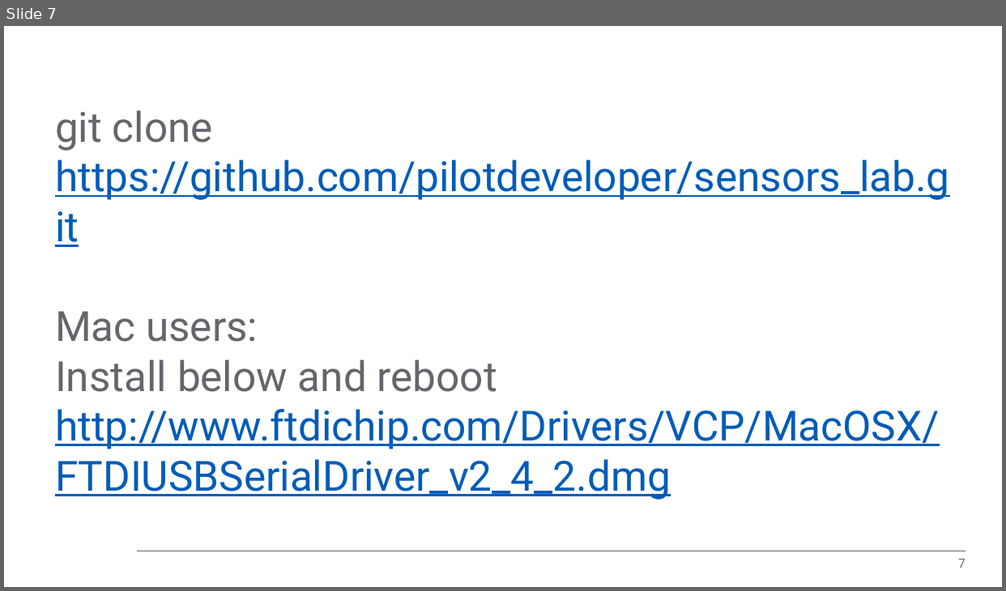
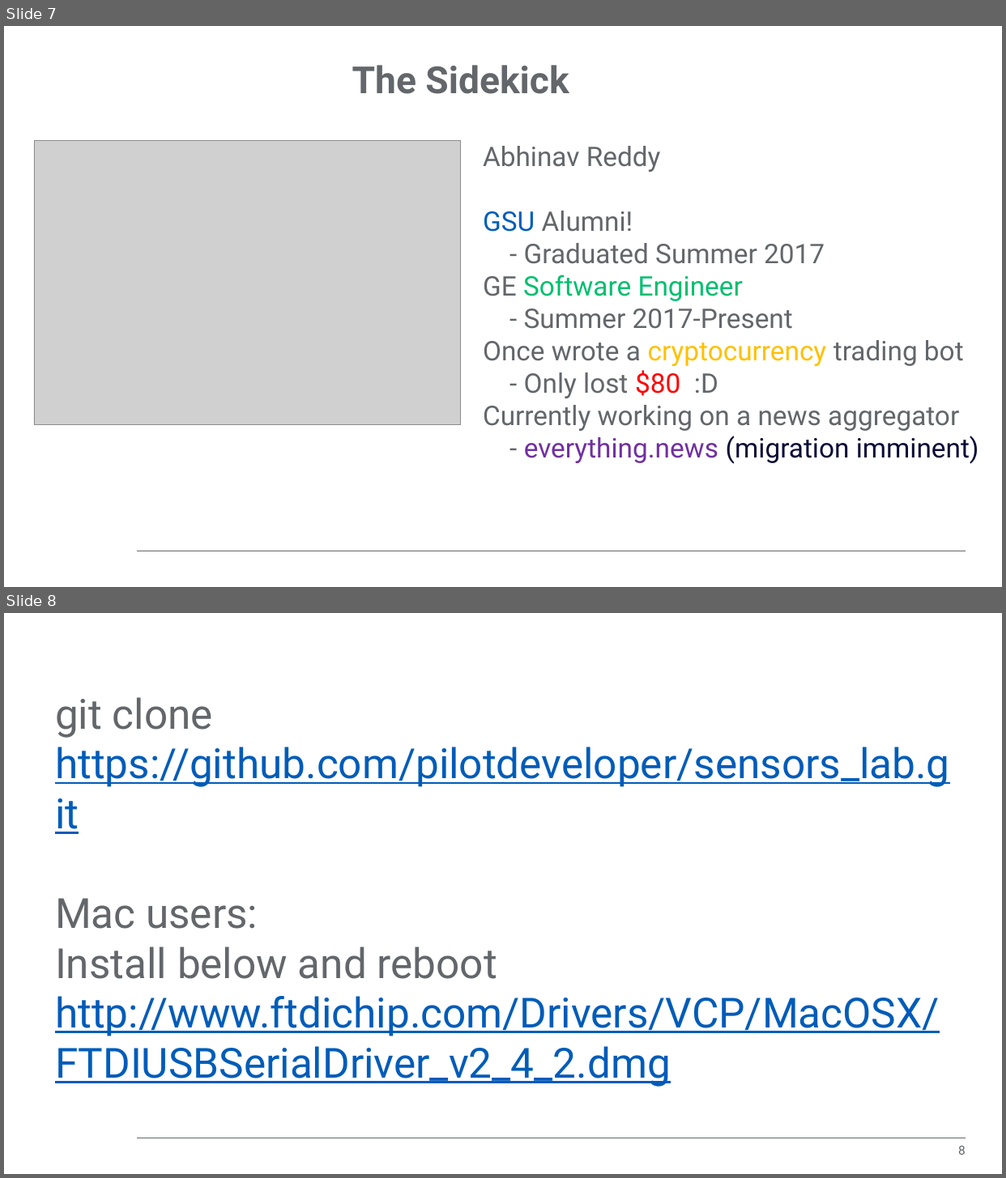
Before and after one commit to pilotdeveloper/sensors_lab, a slide deck: class-guide.pptx. Shown one above the other, each under a label of ours: slide 7 before the commit, slides 7 and 8 after it. The pictures are 1006x591 and 1006x1178 pixels, drawn with LibreOffice and Linux fonts; fonts in the diff are those of the drawing; grey boxes stand for pictures; background and template pictures are left out. Boxes give left, top, right and bottom in pixels: in the first picture for what was removed or moved away, otherwise in the second. Text is boxed around its words. In the diff, an @@ line names an element or a change of style, - is before the commit and + after.

Commit message:
Added introduction slide for yours truly

```diff
--- a/class-guide.pptx
+++ b/class-guide.pptx
@@ slide 7 added at <box>4,26,1002,587</box>, background #FFFFFF; not listed: 1 template element that a slide beside it also shows @@
@@ title added at <box>352,65,569,94</box>, 36 pt, text #63666A, bold @@
+The Sidekick
@@ picture added at <box>34,140,461,425</box> @@
@@ text added at <box>483,146,979,464</box>, 26 pt, text #63666A @@
+Abhinav Reddy
+GSU Alumni!
+- Graduated Summer 2017
+GE Software Engineer
+- Summer 2017-Present
+Once wrote a cryptocurrency trading bot
+- Only lost $80 :D
+Currently working on a news aggregator
+- everything.news (migration imminent)
@@ what was slide 7 is now slide 8 @@
@@ page number at <box>958,1146,965,1155</box>: text changed @@
-7
+8
```
